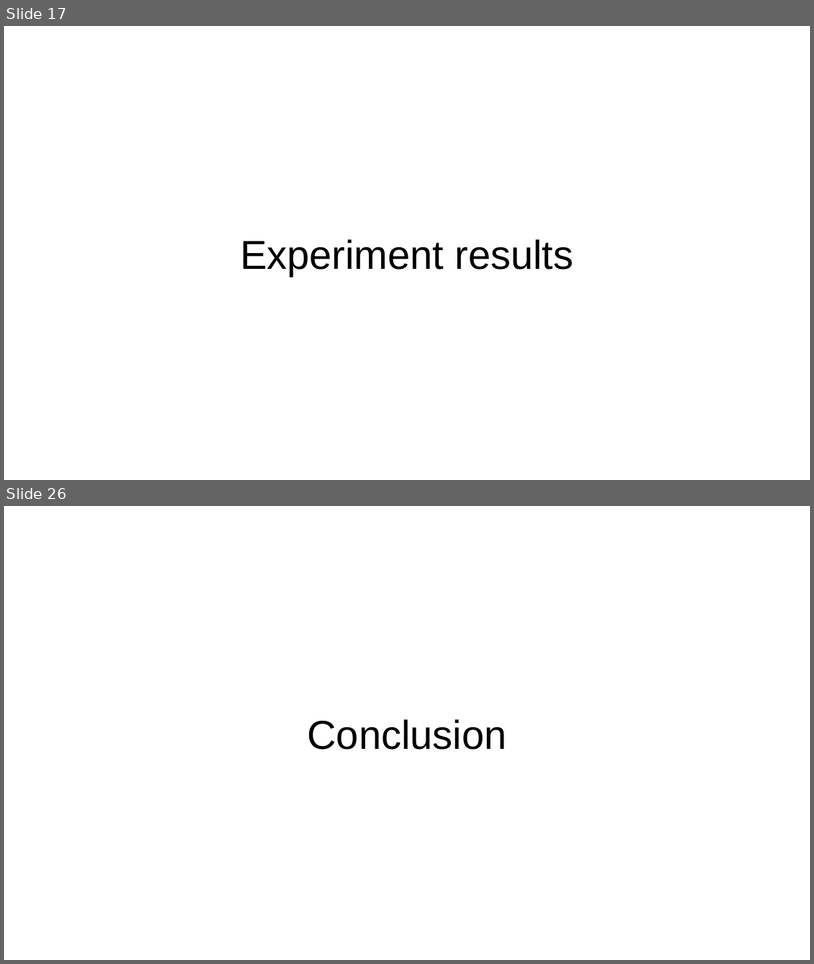
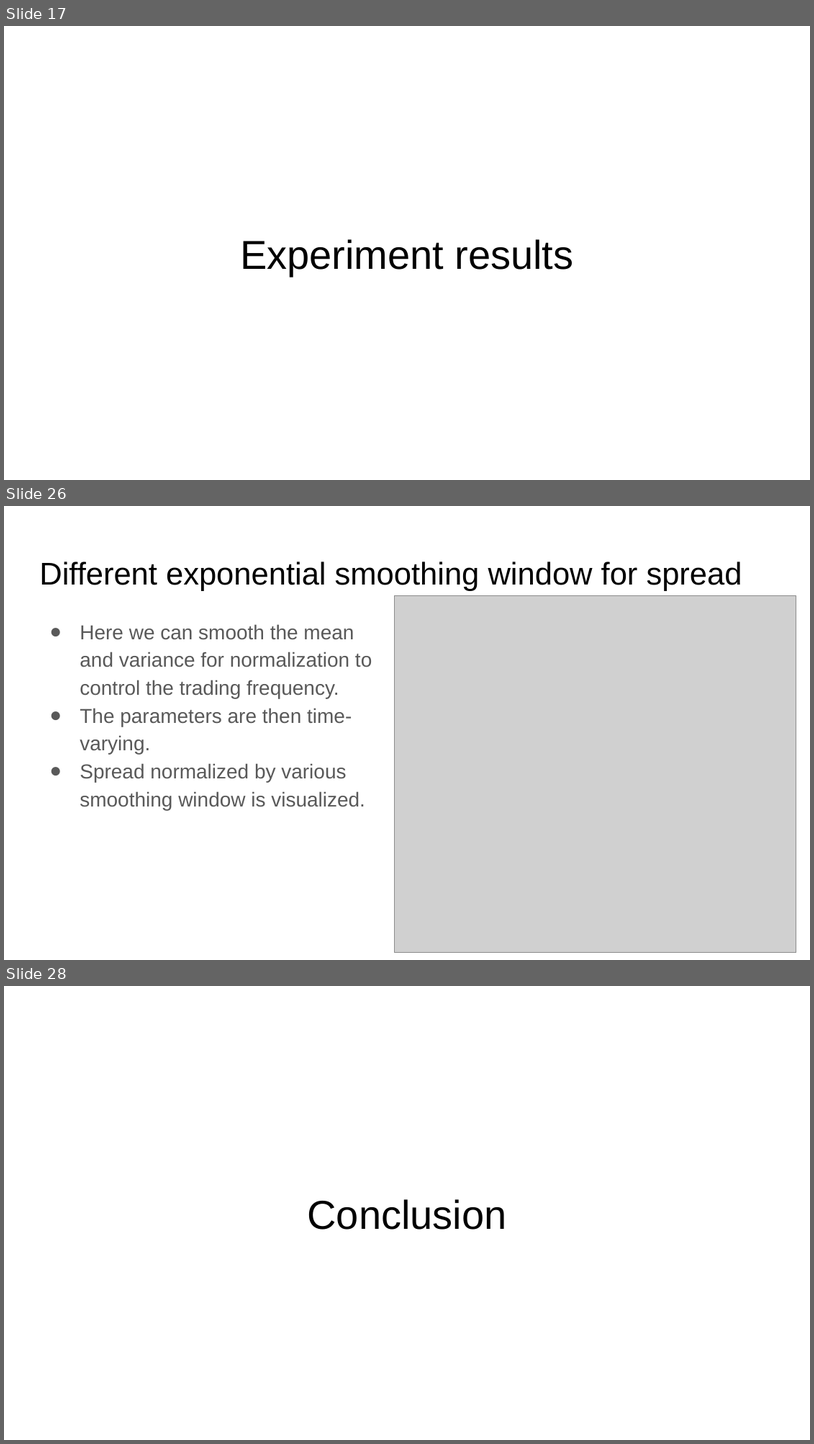
Before and after one commit to thtang/Pair-trading, a slide deck: Pair trading for Currencies.pptx. Shown one above the other, each under a label of ours: slides 17 and 26 before the commit, slides 17, 26 and 28 after it; the slides between them are not shown. The pictures are 814x964 and 814x1444 pixels, drawn with LibreOffice and Linux fonts; fonts in the diff are those of the drawing; grey boxes stand for pictures. Boxes give left, top, right and bottom in pixels: in the first picture for what was removed or moved away, otherwise in the second. Text is boxed around its words. In the diff, an @@ line names an element or a change of style, - is before the commit and + after.

```diff
--- a/Pair trading for Currencies.pptx
+++ b/Pair trading for Currencies.pptx
@@ slide 26 added at <box>4,506,810,960</box>, background #FFFFFF @@
@@ title added at <box>39,561,743,591</box>, 28 pt, text #000000 @@
+Different exponential smoothing window for spread
@@ picture added at <box>394,595,797,952</box> @@
@@ text added at <box>80,624,372,810</box>, 18 pt, text #595959 @@
+● Here we can smooth the mean and variance for normalization to control the trading frequency.
+● The parameters are then time-varying.
+● Spread normalized by various smoothing window is visualized.
@@ what was slide 26 is now slide 28 @@
```
Also in this commit, not shown: 9 slides changed, 1 other slide added, 16 other files.
